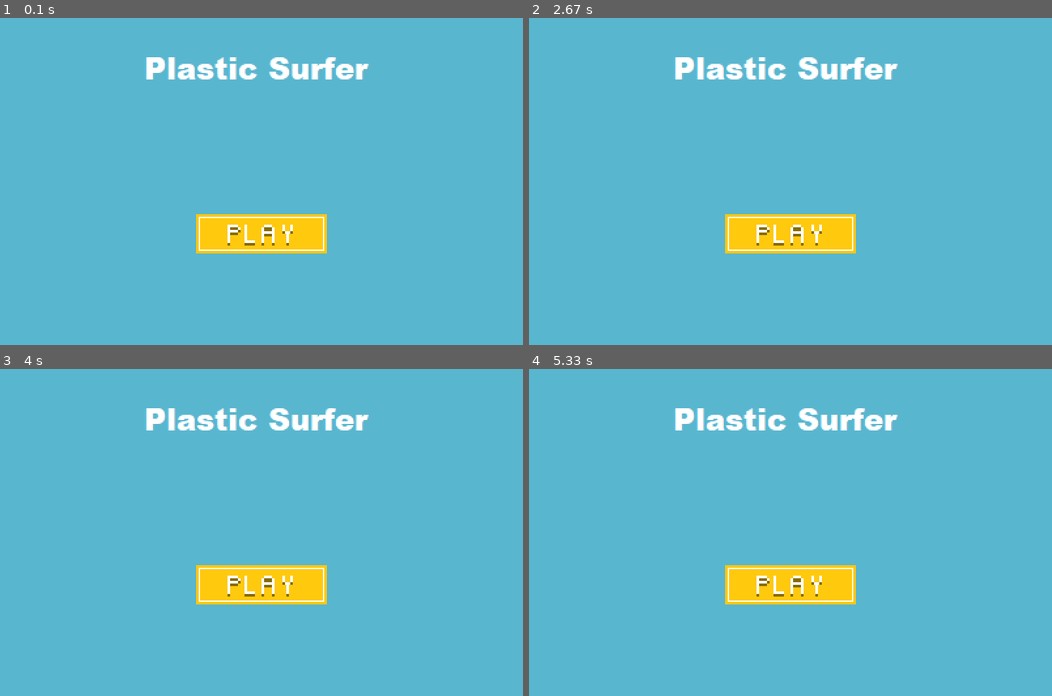
Above: before the commit, frames 1-4 (two rows, left to right).
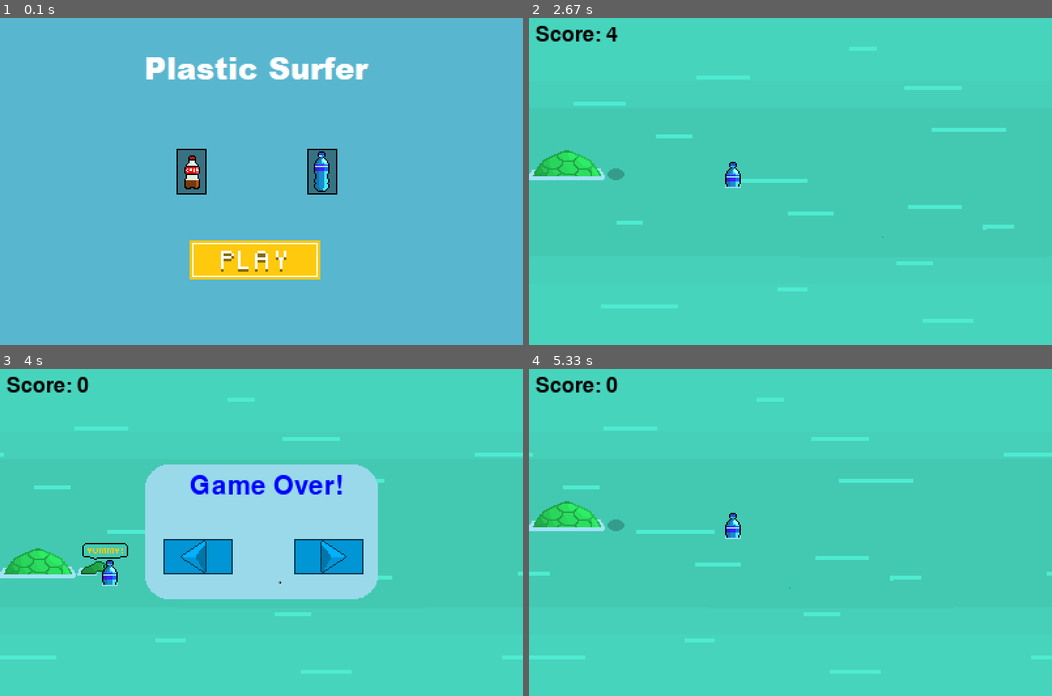
Above: after the commit, the same moments.

Repository: Kan5661/pygame-hackathon
Game: pygame game, started from Garbage/main.py
Same seed, same stepped clock (60 frames per second), same inputs: the game is played once before the commit and once after it.
Inputs (mouse positions are in pixels of both pictures, inside the frame that each line leads up to):
- Up to frame 1 (0.1 s): no input
- Up to frame 2 (2.67 s): click (722, 171) at 0.38 s; click (853, 171) at 1.72 s; click (842, 253) at 2.55 s
- Up to frame 3 (4 s): hold A 2.83-3.37 s; hold S 3.4-3.7 s; hold A from 3.73 s (still down)
- Up to frame 4 (5.33 s): release A at 4.13 s; click (853, 561) at 5.28 s

The runs differ from the first frame. In frame 1, 6.0% of the frame differs, in the area x 33-65%, y 40-80%; in frame 2, 100%; in frame 3, 100%, in the area x 0-100%, y 0-100%; in frame 4, 100%.

Commit message:
select different bottles

Diff:
--- a/Garbage/main.py
+++ b/Garbage/main.py
@@ -21,6 +21,13 @@
 menu_screen = pygame.image.load('assets/menu_background.png')
 game_bg = pygame.image.load('assets/game_bg.png')
 game_bg_rect, game_bg_rect.x, game_bg_rect.y = game_bg.get_rect(), 0, 0
+
+bottle_select1 = pygame.image.load('assets/bottle_select1.png')
+bottle_select1_rect, bottle_select1_rect.x, bottle_select1_rect.y = bottle_select1.get_rect(), 135, 100
+bottle_select2 = pygame.image.load('assets/bottle_select2.png')
+bottle_select2_rect, bottle_select2_rect.x, bottle_select2_rect.y = bottle_select2.get_rect(), 235, 100
+bottle2 = pygame.image.load('assets/bottle2.png')
+pygame.Surface.set_colorkey(bottle2, (255, 255, 255))
 
 pause_play = pygame.image.load('assets/pause_play.png')
 pause_play_rect, pause_play_rect.x, pause_play_rect.y = pause_play.get_rect(), 225, 130
@@ -31,10 +38,11 @@
 pygame.Surface.set_colorkey(pause_screen, (255, 255, 255))
 
 playBtn = pygame.image.load('assets/playBtn.png')
-playBtn_rect, playBtn_rect.x, playBtn_rect.y = playBtn.get_rect(), 150, 150
-
-player = pygame.image.load('assets/bottle1.png')
-pygame.Surface.set_colorkey(player, (255, 255, 255))  # set white rgb value to transparent
+playBtn_rect, playBtn_rect.x, playBtn_rect.y = playBtn.get_rect(), 145, 170
+
+bottle1 = pygame.image.load('assets/bottle1.png')
+player = bottle1
+pygame.Surface.set_colorkey(bottle1, (255, 255, 255))  # set white rgb value to transparent
 player_rect, player_rect.x, player_rect.y = player.get_rect(), 150, 110
 
 turtle_seeking = pygame.image.load('assets/bottle_searching_turtle.png')
@@ -85,11 +93,12 @@
 
 
 def player_collision():
-    global GAME1, MENU, player_mov_x, player_mov_y, turtle, G1PAUSE, GAME_SPEED, boulder_rects
+    global GAME1, MENU, player_mov_x, player_mov_y, turtle, G1PAUSE, GAME_SPEED, boulder_rects, SCORE
     if player_rect.colliderect(turtle_rect):
         turtle = turtle_found
         G1PAUSE = True
         GAME_SPEED = 0
+        SCORE = 0
 
     if player_rect.collidelist(boulder_rects) != -1:
         boulder_collided = boulder_rects[player_rect.collidelist(boulder_rects)]
@@ -135,6 +144,8 @@
         # draw surfaces
         display = pygame.Surface((400, 250))
         display.blit(menu_screen, (0, 0))
+        display.blit(bottle_select1, bottle_select1_rect)
+        display.blit(bottle_select2, bottle_select2_rect)
         display.blit(playBtn, playBtn_rect)
         display = pygame.transform.scale(display, (800, 500))  # make every thing scale by 2x
         screen.blit(display, (0, 0))
@@ -149,6 +160,12 @@
                 GAME1 = True
                 MENU = False
                 G1PAUSE = False
+            if bottle_select1_rect.collidepoint((mouse_x_pos/2, mouse_y_pos/2)) and event.type == pygame.MOUSEBUTTONDOWN:
+                player = bottle1
+                print('select cola')
+            if bottle_select2_rect.collidepoint((mouse_x_pos/2, mouse_y_pos/2)) and event.type == pygame.MOUSEBUTTONDOWN:
+                player = bottle2
+                print('select water')
         clock.tick(60)
         pygame.display.update()
 
Binary file added: Garbage/assets/effect/splash.png
Binary file added: Garbage/assets/effect/splash2.png
